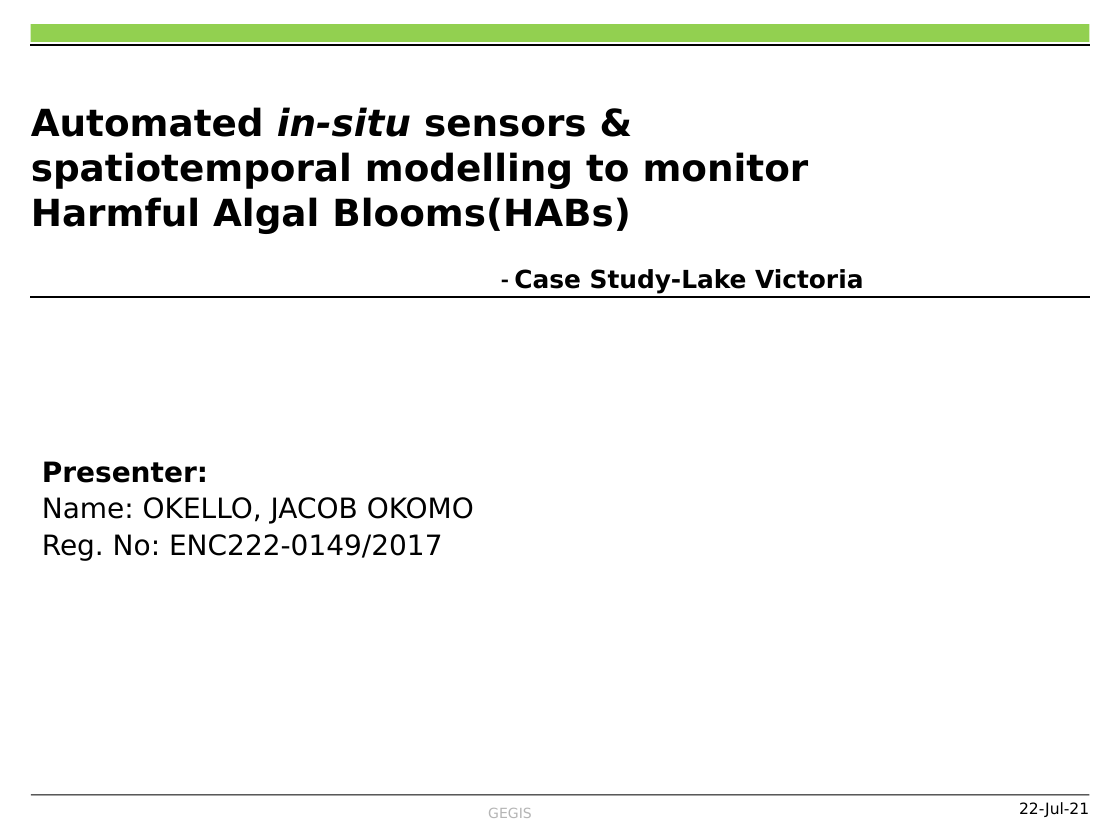
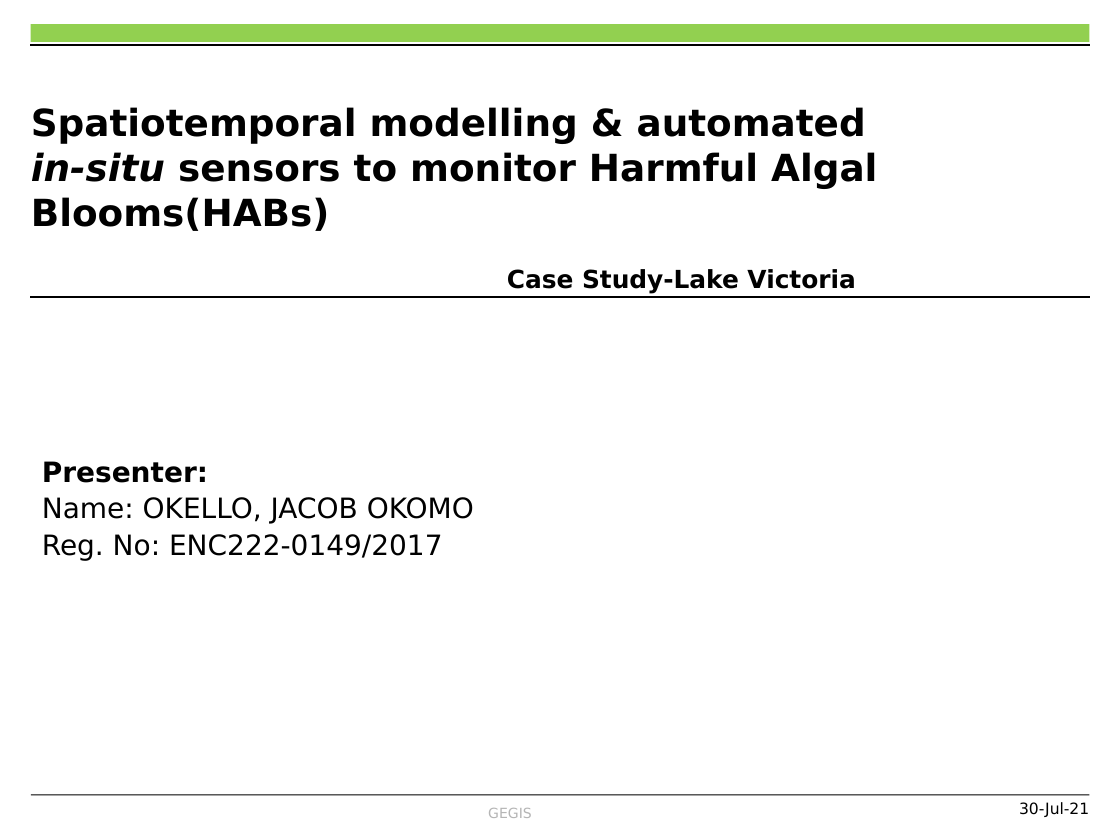
Before and after one commit to OkomoJacob/FinalYearProject, a slide deck: slide 1 of Dr. E Nduati, Superviser/Submissions/ENC222-0149_2017_OKOMO_JACOB_OKELLO_V3.pptx. Drawn at 1120x840 pixels with LibreOffice and Linux fonts; fonts in the diff are those of the drawing; background and template pictures are left out. Boxes give left, top, right and bottom in pixels: in the first picture for what was removed or moved away, otherwise in the second. Text is boxed around its words. In the diff, an @@ line names an element or a change of style, - is before the commit and + after.

```diff
--- a/Dr. E Nduati, Superviser/Submissions/ENC222-0149_2017_OKOMO_JACOB_OKELLO_V3.pptx
+++ b/Dr. E Nduati, Superviser/Submissions/ENC222-0149_2017_OKOMO_JACOB_OKELLO_V3.pptx
@@ title at <box>31,107,877,294</box>: text changed @@
-Automated in-situ sensors & spatiotemporal modelling to monitor Harmful Algal Blooms(HABs)
-- Case Study-Lake Victoria
+Spatiotemporal modelling & automated in-situ sensors to monitor Harmful Algal Blooms(HABs)
+Case Study-Lake Victoria
@@ text at <box>1019,802,1089,817</box>: text changed @@
-22-Jul-21
+30-Jul-21
```
Also in this commit, not shown: 8 other slides changed, 2 slides added, 1 other file.
